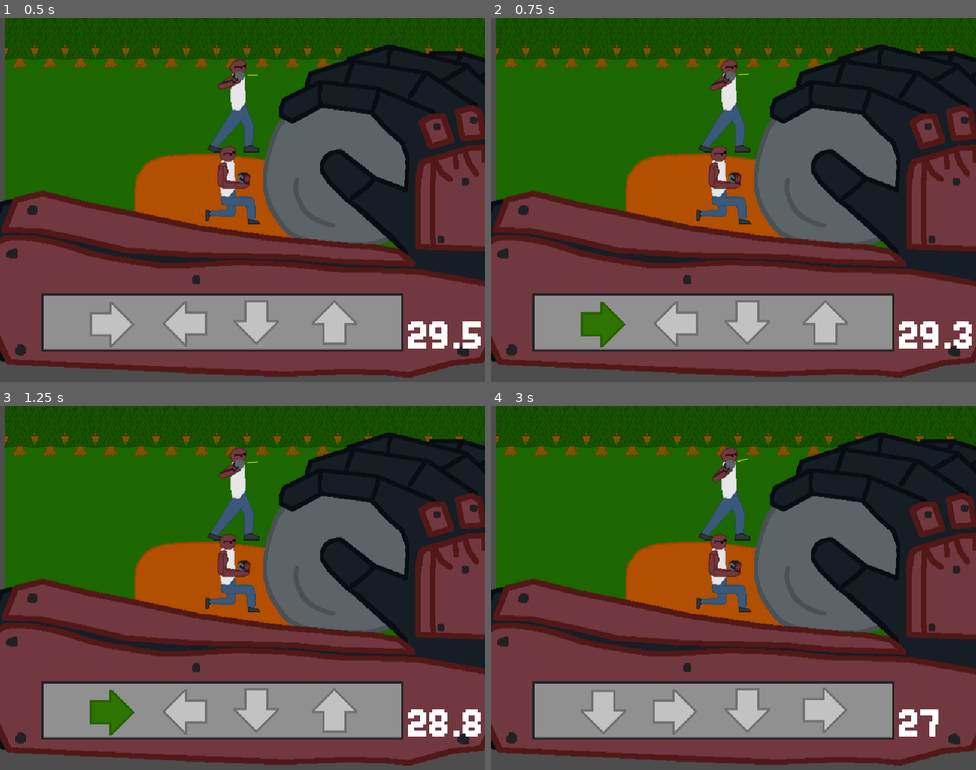
Above: before the commit, frames 1-4 (two rows, left to right).
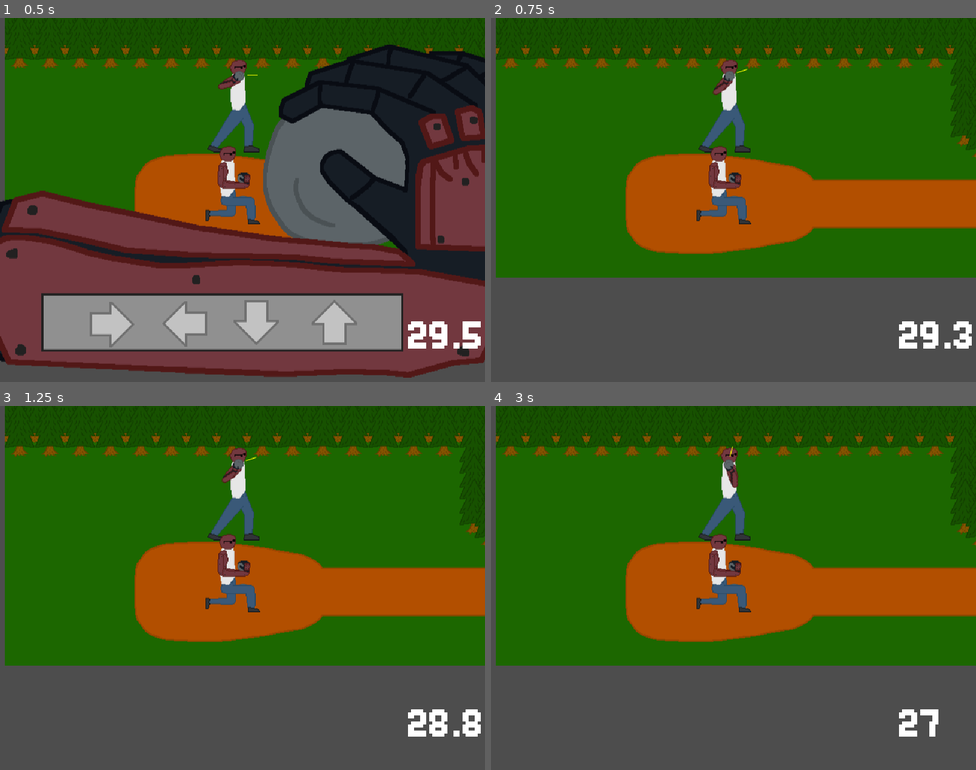
Above: after the commit, the same moments.

Repository: bowenjos/PigsquadAugust2024
Game: Godot game, scene res://Scenes/GameScene.tscn
Same seed, same stepped clock (60 frames per second), same inputs: the game is played once before the commit and once after it. This scene is started directly instead of the project's main scene.
Inputs:
- Up to frame 1 (0.5 s): no input
- Up to frame 2 (0.75 s): hold D (RightInput) from 0.53 s (still down); tap Space (Throw) at 0.6 s
- Up to frame 3 (1.25 s): keep holding D (RightInput)
- Up to frame 4 (3 s): release D (RightInput) at 1.28 s; hold S (DownInput) 1.28-2.03 s; tap Space (Throw) at 1.35, 2.1, 2.85 s; hold D (RightInput) 2.03-2.78 s; hold W (UpInput) from 2.78 s (still down)

Frame 1 is identical in both runs. In frame 2, 62% of the frame differs, in the area x 0-100%, y 7-99%; in frame 3, 62%; in frame 4, 62%.

Commit message:
Throwing the ball

Diff:
--- a/Scenes/GameScene.tscn
+++ b/Scenes/GameScene.tscn
@@ -1,9 +1,10 @@
-[gd_scene load_steps=23 format=3 uid="uid://detg57w1ysds8"]
+[gd_scene load_steps=24 format=3 uid="uid://detg57w1ysds8"]
 
 [ext_resource type="Script" path="res://Scripts/GameController.gd" id="1_ah28k"]
 [ext_resource type="Texture2D" uid="uid://kswsb0xkeaw7" path="res://Art/ShotputStart.png" id="1_l10wb"]
 [ext_resource type="PackedScene" uid="uid://b54ha8ps4qtx7" path="res://Scenes/arena.tscn" id="2_wwqv8"]
 [ext_resource type="PackedScene" uid="uid://r66rhh3nkxrp" path="res://Scenes/shot_put.tscn" id="3_7735l"]
+[ext_resource type="Script" path="res://Scripts/StartingZone.gd" id="4_ktl4v"]
 [ext_resource type="Script" path="res://Scripts/BackGround.gd" id="4_s8yry"]
 [ext_resource type="Texture2D" uid="uid://byv0gd8tnb885" path="res://Art/Sky1.png" id="6_w7oyl"]
 [ext_resource type="Texture2D" uid="uid://ptfds5xc28ac" path="res://Art/Sky2.png" id="8_d41h0"]
@@ -37,7 +38,7 @@
 [node name="StartingZone" type="Sprite2D" parent="."]
 texture = ExtResource("1_l10wb")
 offset = Vector2(320, 240)
-script = ExtResource("4_s8yry")
+script = ExtResource("4_ktl4v")
 
 [node name="ShotPut" parent="." instance=ExtResource("3_7735l")]
 z_index = 1
@@ -291,3 +292,6 @@
 text = "30"
 
 [node name="RemainingTimer" type="Timer" parent="."]
+
+[connection signal="stop_motion" from="ShotPut" to="." method="_on_shot_put_stop_motion"]
+[connection signal="try_launch" from="Player" to="ShotPut" method="_on_player_try_launch"]
--- a/Scenes/Player.tscn
+++ b/Scenes/Player.tscn
@@ -15,17 +15,17 @@
 position = Vector2(339, 392)
 texture = ExtResource("2_hhbbw")
 
-[node name="InputArrow" parent="." instance=ExtResource("1_x0wry")]
-position = Vector2(142, 542)
+[node name="InputArrow" parent="BionicArm" instance=ExtResource("1_x0wry")]
+position = Vector2(-197, 150)
 
-[node name="InputArrow2" parent="." instance=ExtResource("1_x0wry")]
-position = Vector2(237, 541)
+[node name="InputArrow2" parent="BionicArm" instance=ExtResource("1_x0wry")]
+position = Vector2(-102, 149)
 
-[node name="InputArrow3" parent="." instance=ExtResource("1_x0wry")]
-position = Vector2(332, 540)
+[node name="InputArrow3" parent="BionicArm" instance=ExtResource("1_x0wry")]
+position = Vector2(-7, 148)
 
-[node name="InputArrow4" parent="." instance=ExtResource("1_x0wry")]
-position = Vector2(435, 539)
+[node name="InputArrow4" parent="BionicArm" instance=ExtResource("1_x0wry")]
+position = Vector2(96, 147)
 
 [node name="ShotBot" type="Sprite2D" parent="."]
 position = Vector2(300, 240)
--- a/Scenes/shot_put.tscn
+++ b/Scenes/shot_put.tscn
@@ -15,3 +15,5 @@
 texture = ExtResource("2_qxc61")
 
 [node name="Camera2D" type="Camera2D" parent="."]
+
+[connection signal="body_entered" from="." to="." method="_on_body_entered"]
--- a/Scripts/Arrow.gd
+++ b/Scripts/Arrow.gd
@@ -11,9 +11,10 @@
 func _process(delta):
 	pass
 
-func shuffle():
+func reset():
 	self.texture = load("res://Art/Arrow.png")
 
+func shuffle():
 	var rng = RandomNumberGenerator.new()
 	direction = rng.randi_range(0, 3)
 
@@ -26,6 +27,8 @@
 	elif(direction == 3):
 		self.rotation = PI/2
 
+	reset()
+
 func correct():
 	self.texture = load("res://Art/ArrowGreen.png")
 
--- a/Scripts/GameController.gd
+++ b/Scripts/GameController.gd
@@ -61,3 +61,6 @@
 	$BackgroundHolder/Sky13_3.speed = $ShotPut.m_groundSpeed
 	$StartingZone.speed = $ShotPut.m_groundSpeed
 	pass
+
+func _on_shot_put_stop_motion():
+	pass # Replace with function body.
--- a/Scripts/Player.gd
+++ b/Scripts/Player.gd
@@ -3,12 +3,16 @@
 var index: int = 0
 var power: int = 0
 
-@onready var arrows = [$InputArrow, $InputArrow2, $InputArrow3, $InputArrow4]
+@onready var arrows = [$BionicArm/InputArrow, $BionicArm/InputArrow2, $BionicArm/InputArrow3, $BionicArm/InputArrow4]
 
 var throwing: bool = false
 
 var armRef: Sprite2D
+
+var armRoationSpeed: float = 5.0
 var rotationSwitch: int = -1
+
+signal try_launch(i_power: int, i_angle: float)
 
 # Called when the node enters the scene tree for the first time.
 func _ready():
@@ -35,15 +39,25 @@
 	else:
 		if(Input.is_action_just_released("Throw")):
 			throwing = false
-		armRef.rotation += rotationSwitch*delta
+			Throw()
+		armRef.rotation += armRoationSpeed * rotationSwitch * delta
 		if(rotationSwitch < 0 && armRef.rotation <= -PI/2):
 			rotationSwitch = 1
 		elif(rotationSwitch > 0 && armRef.rotation >= 0):
 			rotationSwitch = -1
 
+func Throw():
+	$BionicArm.visible = false
+	try_launch.emit(power, armRef.rotation)
+
 func ShuffleArrows():
+	var rng = RandomNumberGenerator.new()
 	for arrow in arrows:
-		arrow.shuffle()
+		var shuffle = rng.randi_range(0, 1)
+		if(shuffle == 1):
+			arrow.shuffle()
+		else:
+			arrow.reset()
 	index = 0
 
 
--- a/Scripts/ShotPut.gd
+++ b/Scripts/ShotPut.gd
@@ -1,10 +1,15 @@
 extends RigidBody2D
+
+var startingXPos: float = 0
 
 var m_groundSpeed: float = 0
 var distanceTraveled: float = 0
 
+signal stop_motion
+
 # Called when the node enters the scene tree for the first time.
 func _ready():
+	startingXPos = self.position.x
 	pass # Replace with function body.
 
 
@@ -12,7 +17,38 @@
 func _process(delta):
 	distanceTraveled += m_groundSpeed * delta
 
+func _physics_process(delta):
+	self.position.x = startingXPos
+	self.linear_velocity.x = 0
+
+	if(self.position.y >= 400):
+		m_groundSpeed = 0
+
+
+func stop():
+	self.linear_velocity.y = 0
+	m_groundSpeed = 0
+	stop_motion.emit()
 
 func launch(i_force: Vector2):
-	self.apply_force(Vector2(0, i_force.y))
+	#self.apply_force(Vector2(0, i_force.y))
+	self.linear_velocity.y = i_force.y
 	m_groundSpeed = i_force.x
+
+
+func try_launch(i_power: int, i_angle: float):
+	var vec: Vector2 = Vector2(cos(i_angle), sin(i_angle))
+	vec *= i_power*100
+	launch(vec)
+
+
+func _on_player_try_launch(i_power, i_angle):
+	var vec: Vector2 = Vector2(cos(i_angle), sin(i_angle))
+	vec.y *= i_power*100
+	vec.x *= i_power*100
+	launch(vec)
+
+
+func _on_body_entered(body):
+	stop()
+	pass # Replace with function body.
